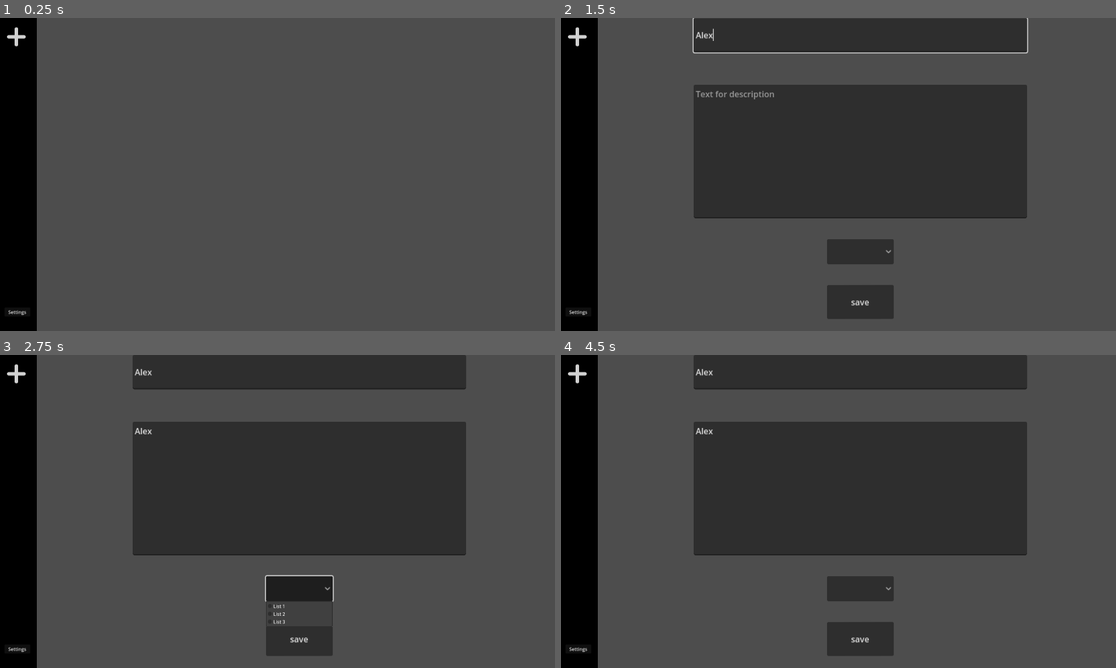
Above: before the commit, frames 1-4 (two rows, left to right).
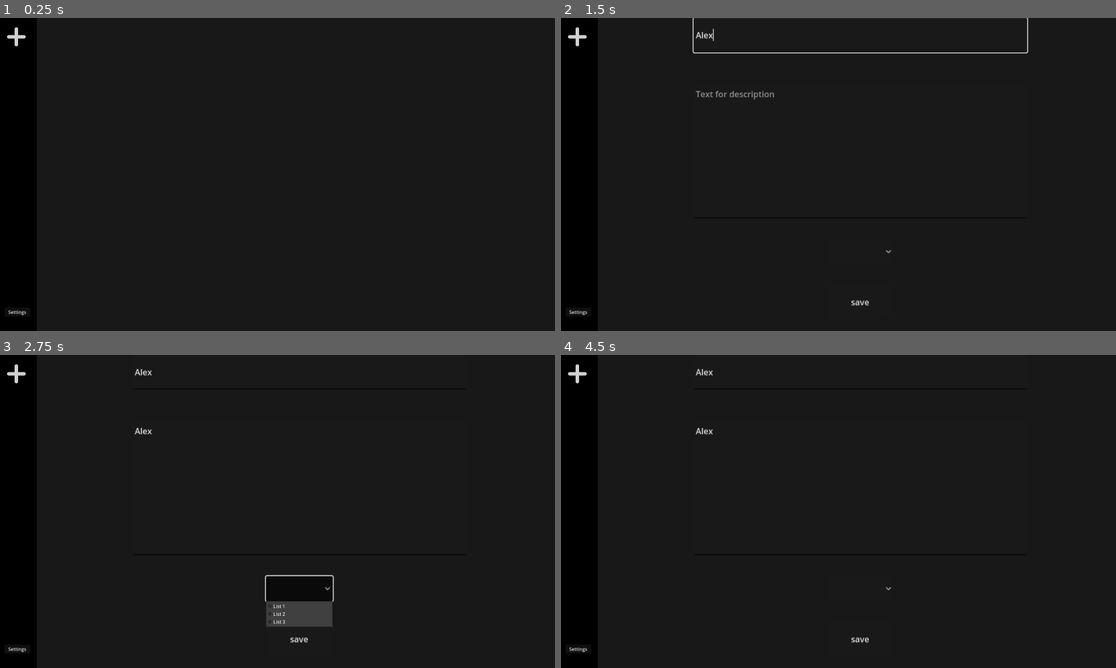
Above: after the commit, the same moments.

Repository: pandapanda135/todo_list
Game: Godot game, scene res://scenes/ui_test.tscn
The game is run twice, just before and just after one commit, with the same random seed, the same clock (stepped at 60 frames per second) and the same inputs.
Inputs (mouse positions are in pixels of both pictures, inside the frame that each line leads up to):
- Up to frame 1 (0.25 s): no input
- Up to frame 2 (1.5 s): click (577, 36) at 0.5 s; click (860, 33) at 1.27 s; type "Alex" at 1.35 s
- Up to frame 3 (2.75 s): click (299, 489) at 1.5 s; type "Alex" at 1.58 s; click (299, 589) at 2 s
- Up to frame 4 (4.5 s): click (860, 589) at 2.75 s; click (577, 373) at 3.5 s; click (577, 373) at 4.25 s

The runs differ from the first frame. In frame 1, 93% of the frame differs, in the area x 6-100%, y 0-100%; in frame 2, 59%; in frame 3, 58%; in frame 4, 59%.

Commit message:
ui changes

Diff:
--- a/project.godot
+++ b/project.godot
@@ -27,7 +27,7 @@
 window/size/viewport_height=1080
 window/subwindows/embed_subwindows=false
 window/stretch/mode="viewport"
-window/stretch/aspect="expand"
+window/stretch/aspect="ignore"
 
 [global_group]
 
--- a/scenes/individual_node_test.tscn
+++ b/scenes/individual_node_test.tscn
@@ -145,5 +145,13 @@
 texture_normal = ExtResource("6_p7blp")
 script = ExtResource("4_1npj4")
 
+[node name="ColorRect" type="ColorRect" parent="."]
+z_index = -1
+layout_mode = 0
+offset_right = 279.0
+offset_bottom = 119.0
+mouse_filter = 2
+color = Color(0, 0, 0, 0.878431)
+
 [editable path="ModalController"]
 [editable path="ModalController/HFlowContainer/Control"]
--- a/scenes/ui_test.tscn
+++ b/scenes/ui_test.tscn
@@ -54,7 +54,7 @@
 [node name="ColorRect" type="ColorRect" parent="."]
 layout_mode = 0
 offset_right = 130.0
-offset_bottom = 1083.0
+offset_bottom = 1528.0
 mouse_filter = 2
 color = Color(0, 0, 0, 1)
 
@@ -172,5 +172,15 @@
 theme_override_font_sizes/font_size = 32
 text = "Seconds"
 
+[node name="Background" type="ColorRect" parent="."]
+show_behind_parent = true
+z_index = -1
+layout_mode = 0
+offset_left = 130.0
+offset_right = 2592.0
+offset_bottom = 1524.0
+mouse_filter = 2
+color = Color(0.0962047, 0.0962048, 0.0962047, 1)
+
 [editable path="ModalController"]
 [editable path="ModalController/HFlowContainer/Control"]
